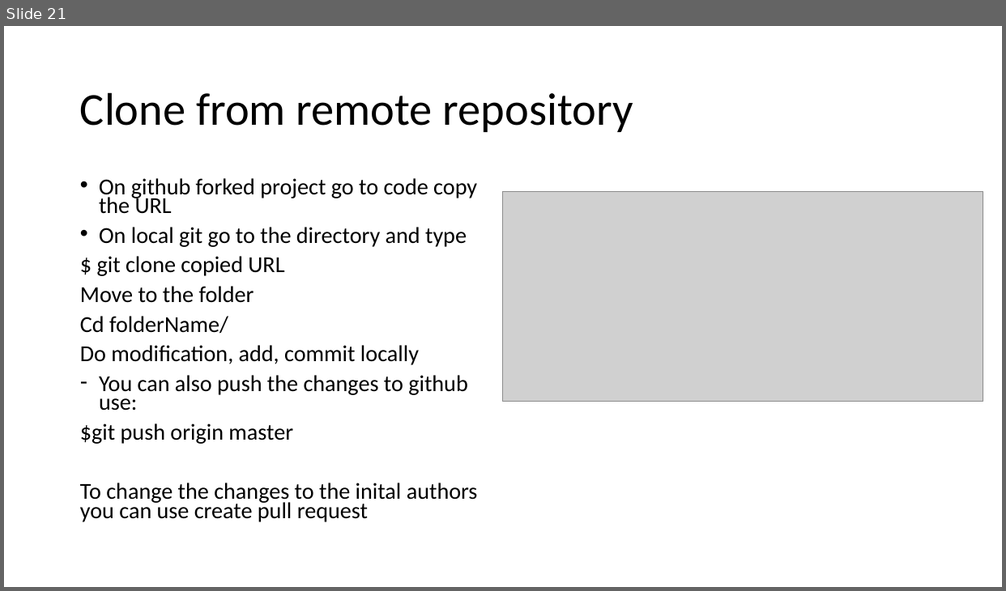
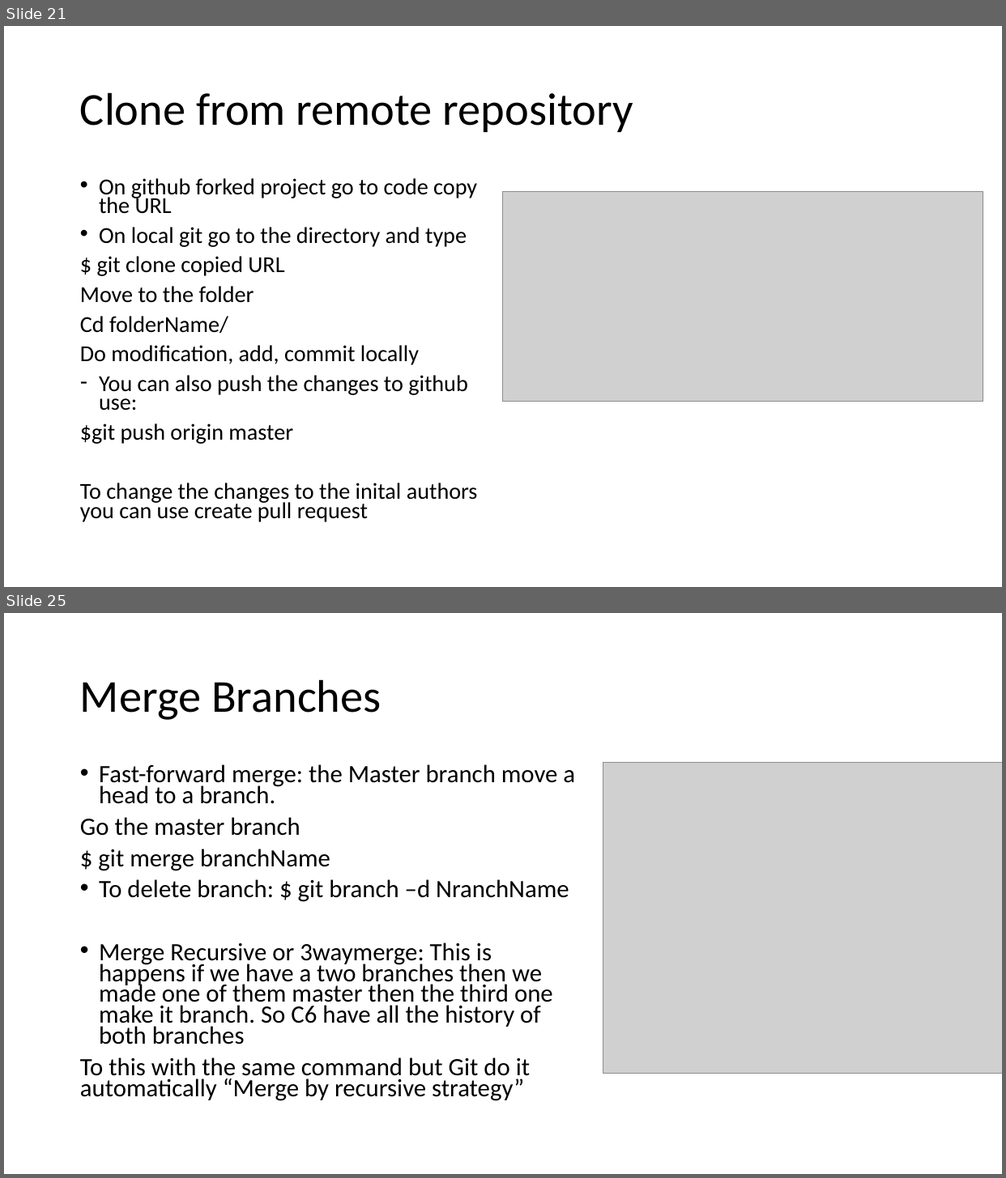
Before and after one commit to Kawthersaeedi/GitProgictTo-learn-, a slide deck: Git and Github ppt.odp. Shown one above the other, each under a label of ours: slide 21 before the commit, slides 21 and 25 after it; the slides between them are not shown. The pictures are 1006x591 and 1006x1178 pixels, drawn with LibreOffice and Linux fonts; fonts in the diff are those of the drawing; grey boxes stand for pictures. Boxes give left, top, right and bottom in pixels: in the first picture for what was removed or moved away, otherwise in the second. Text is boxed around its words. In the diff, an @@ line names an element or a change of style, - is before the commit and + after.

```diff
--- a/Git and Github ppt.odp
+++ b/Git and Github ppt.odp
@@ slide 25 added at (4, 613, 1002, 1174), background #FFFFFF @@
@@ title added at (80, 679, 381, 720), 44 pt, text #000000 @@
+Merge Branches
@@ text added at (80, 764, 575, 1101), 24 pt, text #000000 @@
+• Fast-forward merge: the Master branch move a head to a branch.
+Go the master branch
+$ git merge branchName
+• To delete branch: $ git branch –d NranchName
+• Merge Recursive or 3waymerge: This is happens if we have a two branches then we made one of them master then the third one make it branch. So C6 have all the history of both branches
+To this with the same command but Git do it automatically “Merge by recursive strategy”
@@ picture added at (603, 763, 1002, 1074) @@
```
Also in this commit, not shown: 4 other slides added.
